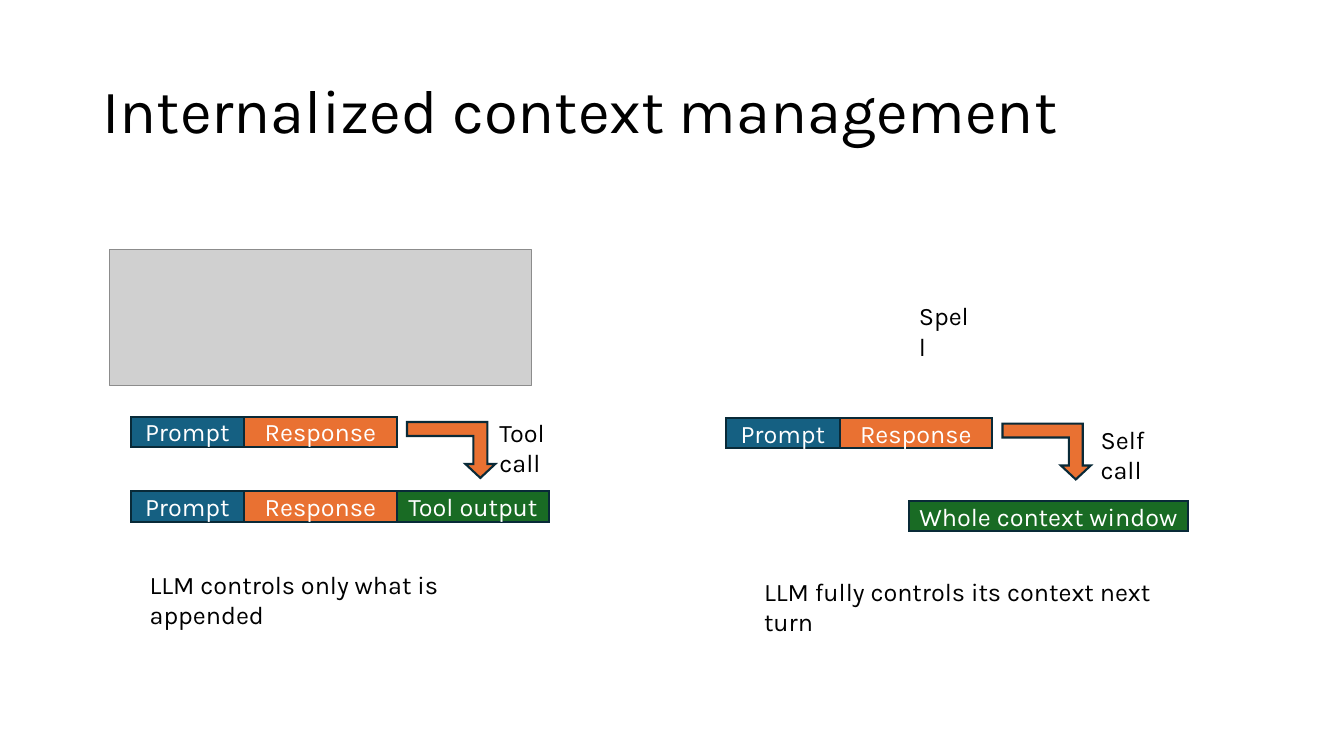
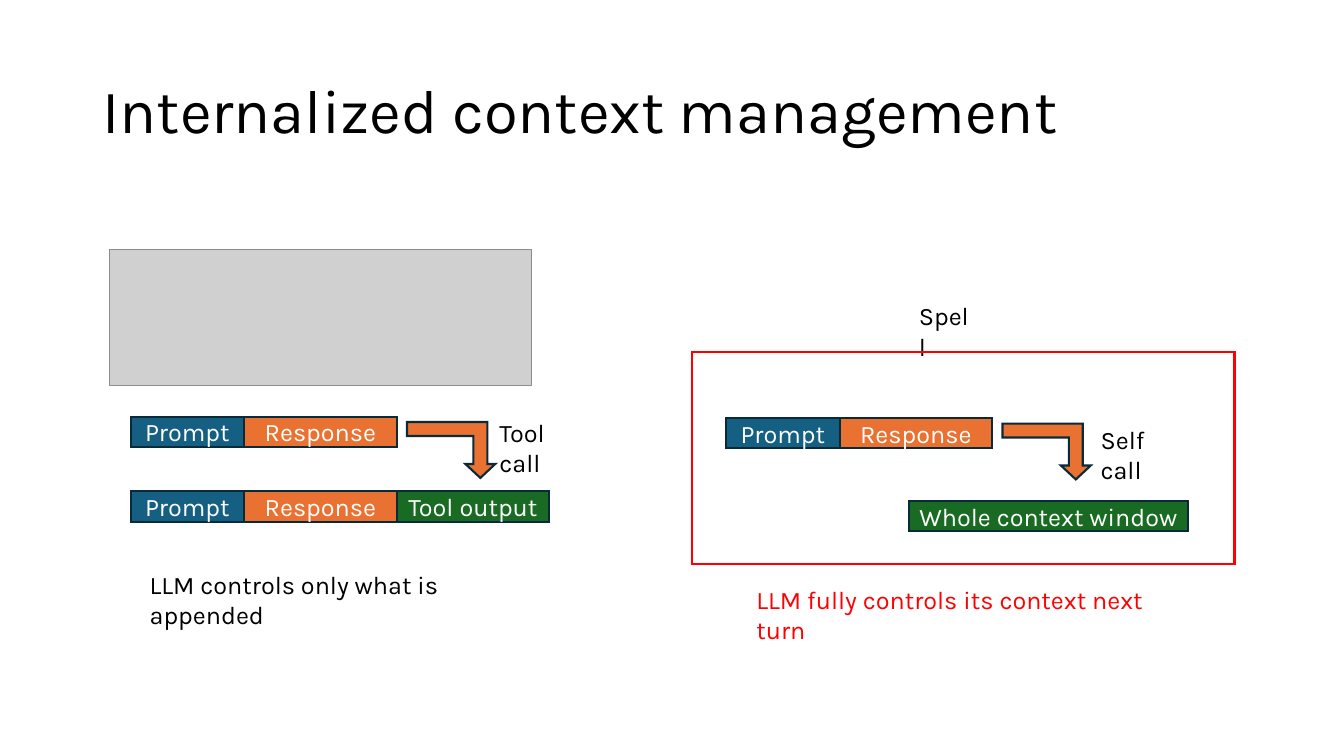
Before and after one commit to lukejoconnor/spell, a slide deck: slide 19 of writeup/spell-slides-030926.pptx. Drawn at 1344x756 pixels with LibreOffice and Linux fonts; fonts in the diff are those of the drawing; grey boxes stand for pictures. Boxes give left, top, right and bottom in pixels: in the first picture for what was removed or moved away, otherwise in the second. Text is boxed around its words. In the diff, an @@ line names an element or a change of style, - is before the commit and + after.

```diff
--- a/writeup/spell-slides-030926.pptx
+++ b/writeup/spell-slides-030926.pptx
@@ rectangle added at (x1=693, y1=352, x2=1235, y2=564), outline #FF0000 1.5 pt @@
@@ text "LLM fully controls its context ..." moved from (x1=764, y1=583, x2=1150, y2=632) to (x1=756, y1=591, x2=1142, y2=640) @@
@@ text "LLM fully controls its context ..." at (x1=756, y1=591, x2=1142, y2=640): text colour #000000 to #FF0000 @@
```
Also in this commit, not shown: 11 other slides changed, 8 slides added, 5 slides removed, 3 other files.
